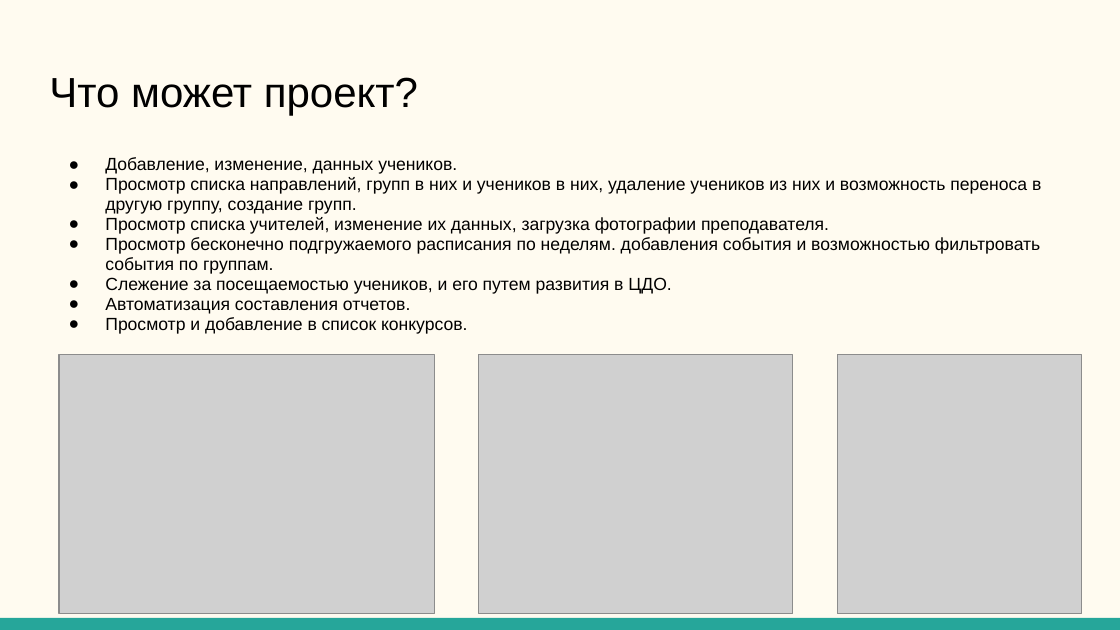
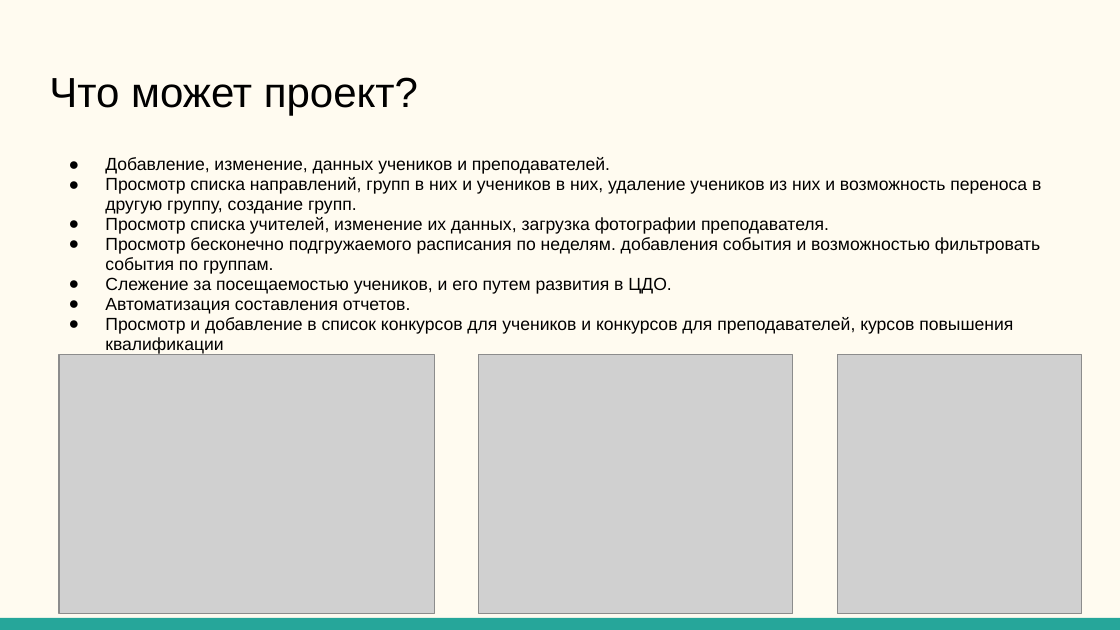
Before and after one commit to qu-een-li/CRM_CAE_IT-CUBE_Vladikavkaz, a slide deck: slide 5 of CRM для Центров Дополнительного образования.pptx. Drawn at 1120x630 pixels with LibreOffice and Linux fonts; fonts in the diff are those of the drawing; grey boxes stand for pictures. Boxes give left, top, right and bottom in pixels: in the first picture for what was removed or moved away, otherwise in the second. Text is boxed around its words. In the diff, an @@ line names an element or a change of style, - is before the commit and + after.

```diff
--- a/CRM для Центров Дополнительного образования.pptx
+++ b/CRM для Центров Дополнительного образования.pptx
@@ text at (105,157,610,174): text changed @@
-● Добавление, изменение, данных учеников.
+● Добавление, изменение, данных учеников и преподавателей.
@@ text at (105,317,1013,354): text changed @@
-● Просмотр и добавление в список конкурсов.
+● Просмотр и добавление в список конкурсов для учеников и конкурсов для преподавателей, курсов повышения квалификации
```
Also in this commit, not shown: 4 other slides changed.
